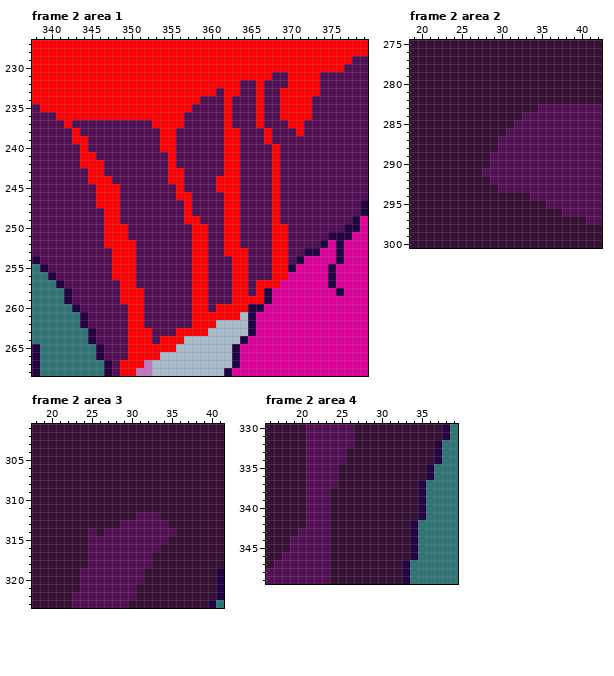
Pixel-art file -- exercise/Hotline_Miami2_Wrong_Number/Lieutenant&Richard_anime.aseprite. The first picture shows the starting point.
800x430 pixels, 8 frames. Colours within 5 levels of each other are drawn and written as one. Shown: frame 2 area 1: x 338..379, y 227..268; frame 2 area 2: x 19..42, y 275..300; frame 2 area 3: x 18..41, y 301..323; frame 2 area 4: x 16..39, y 330..349. The commit also changed other frames or places, which this record leaves out.
Once edited:
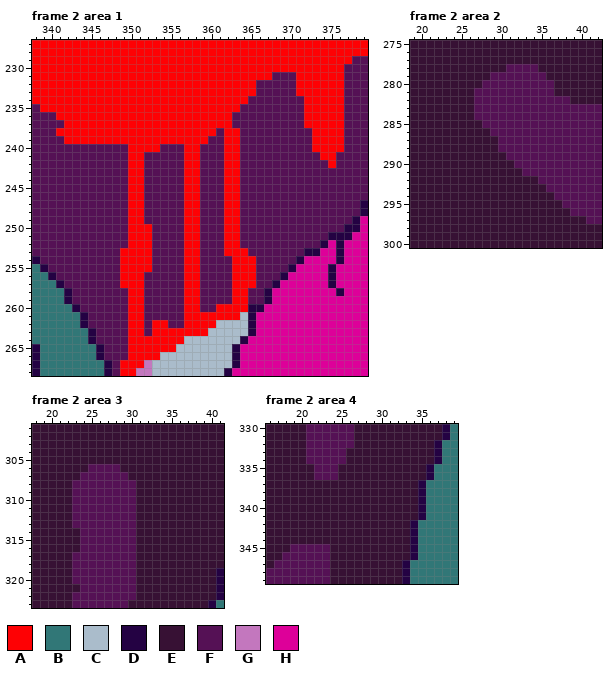
Palette (. is transparent): A #fe0104  B #317777  C #aabccb  D #240243  E #371134  F #551155  G #c377be  H #dd0099
Changes in this commit:
Frame 2 area 1, layer "blood3":
y 231: x 370 A -> F; x 374..376 FFF -> AAA
y 232: x 364..366 FFA -> AAF; x 370 A -> F; x 374..376 FFF -> AAA
y 233: x 361 F -> A; x 364..366 FFA -> AAF; x 369..370 AA -> FF; x 374..376 FFF -> AAA
y 234: x 359..361 FFF -> AAA; x 363..364 FF -> AA; x 366 A -> F; x 369..371 AAA -> FFF; x 373..376 FFFF -> AAAA
y 235: x 358..361 FFFF -> AAAA; x 363 F -> A; x 366 A -> F; x 369..371 AAA -> FFF; x 373..376 FFFF -> AAAA
y 236: x 357..361 FFFFF -> AAAAA; x 366 A -> F; x 369..371 AAA -> FFF; x 373..376 FFFF -> AAAA
y 237: x 343..352 FFFFFFFFFF -> AAAAAAAAAA; x 357..361 FFFFF -> AAAAA; x 366 A -> F; x 370..376 AAFFFFF -> FFAAAAA
y 238: x 341..342 FF -> AA; x 344..353 FFFFFFFFFF -> AAAAAAAAAA; x 356..360 FFFFF -> AAAAA; x 367 A -> F; x 371 A -> F; x 373..376 FFFF -> AAAA
y 239: x 342 F -> A; x 345..353 FFFFFFFFF -> AAAAAAAAA; x 356..359 FFFF -> AAAA; x 367 A -> F; x 373..376 FFFF -> AAAA
y 240: x 344 A -> F; x 350..355 FFFFAA -> AAAAFF; x 357..358 FF -> AA; x 368 A -> F; x 373..376 FFFF -> AAAA
y 241: x 344..345 AA -> FF; x 350..351 FF -> AA; x 355 A -> F; x 357..358 FF -> AA; x 368 A -> F; x 374..375 FF -> AA
y 242: x 344..346 AAA -> FFF; x 350..351 FF -> AA; x 355 A -> F; x 357..358 FF -> AA; x 368 A -> F; x 375 F -> A
y 243: x 345..346 AA -> FF; x 350..351 FF -> AA; x 355..358 AAFF -> FFAA; x 368 A -> F
y 244: x 345..347 AAA -> FFF; x 350..351 FF -> AA; x 355..358 AAFF -> FFAA; x 361 A -> F; x 368 A -> F
y 245: x 346..348 AAA -> FFF; x 350..351 FF -> AA; x 356..358 AFF -> FAA; x 361 A -> F; x 368 A -> F
y 246: x 346..348 AAA -> FFF; x 350..351 FF -> AA; x 356 A -> F; x 358 F -> A; x 368 A -> F
y 247: x 346..348 AAA -> FFF; x 350..351 FF -> AA; x 358 F -> A; x 368 A -> F
y 248: x 347..348 AA -> FF; x 350..351 FF -> AA; x 358 F -> A; x 368 A -> F
y 249: x 347..348 AA -> FF; x 350..351 FF -> AA; x 368 A -> F
y 250..251: x 347..352 AAAFFF -> FFFAAA; x 357 F -> A; x 359 A -> F; x 368..369 AA -> FF
y 252: x 347..349 AAA -> FFF; x 351..352 FF -> AA; x 357 F -> A; x 359 A -> F; x 368..369 AA -> FF
y 253: x 348 A -> F; x 351..352 FF -> AA; x 357 F -> A; x 359 A -> F; x 368..369 AA -> FF
y 254..255: x 348 A -> F; x 351..352 FF -> AA; x 357 F -> A; x 359 A -> F; x 365 F -> A; x 368..369 AA -> FF
y 256: x 348 A -> F; x 351 F -> A; x 357 F -> A; x 359 A -> F; x 365 F -> A; x 368..369 AA -> FD
y 257: x 351 F -> A; x 357 F -> A; x 359 A -> F; x 365..368 FAAA -> AFFD
y 258: x 349 A -> F; x 357 F -> A; x 359 A -> F; x 366 A -> F
y 259: x 349 A -> F; x 357 F -> A; x 359 A -> F; x 365..366 AA -> FF
y 260: x 357 F -> A; x 359 A -> F
y 261: x 357 F -> A
y 262: x 353..354 FF -> AA; x 357 F -> A
y 263: x 352..355 AFFF -> FAAA
y 264: x 353 F -> A
Frame 2 area 2, layer "smoke":
y 278: x 31..34 EEEE -> FFFF
y 279: x 29..35 EEEEEEE -> FFFFFFF
y 280: x 28..36 EEEEEEEEE -> FFFFFFFFF
y 281: x 27..36 EEEEEEEEEE -> FFFFFFFFFF
y 282: x 27..38 EEEEEEEEEEEE -> FFFFFFFFFFFF
y 283: x 27..34 EEEEEEEE -> FFFFFFFF
y 284: x 27..32 EEEEEE -> FFFFFF
y 285: x 28..31 EEEE -> FFFF
y 286: x 29..30 EE -> FF
y 289: x 29..30 FF -> EE
y 290: x 29..31 FFF -> EEE
y 291: x 28..32 FFFFF -> EEEEE
y 292: x 29..34 FFFFFF -> EEEEEE
y 293: x 30..35 FFFFFF -> EEEEEE
y 294: x 34..36 FFF -> EEE
y 295: x 36..37 FF -> EE
y 296: x 38 F -> E
Frame 2 area 3, layer "smoke":
y 306: x 25..28 EEEE -> FFFF
y 307: x 24..29 EEEEEE -> FFFFFF
y 308..311: x 23..30 EEEEEEEE -> FFFFFFFF
y 312: x 23..33 EEEEEEEEFFF -> FFFFFFFFEEE
y 313: x 23..28 EEEEEE -> FFFFFF; x 31..34 FFFF -> EEEE
y 314: x 24 E -> F; x 26 E -> F; x 31..35 FFFFF -> EEEEE
y 315: x 24 E -> F; x 31..34 FFFF -> EEEE
y 316: x 24 E -> F; x 31..33 FFF -> EEE
y 317..318: x 23..24 EE -> FF; x 31..32 FF -> EE
y 319..320: x 23 E -> F; x 31 F -> E
Frame 2 area 4, layer "smoke":
y 335..336: x 21 F -> E
y 337: x 21..24 FFFF -> EEEE
y 338..342: x 21..23 FFF -> EEE
y 343: x 20..23 FFFF -> EEEE
y 344: x 19..23 FFFFF -> EEEEE
Boxes around the changes in both pictures, in picture pixels (x1, y1, x2, y2):
changed: (56, 72, 344, 344)
changed: (474, 64, 570, 216)
changed: (72, 464, 176, 584)
changed: (290, 464, 338, 544)
